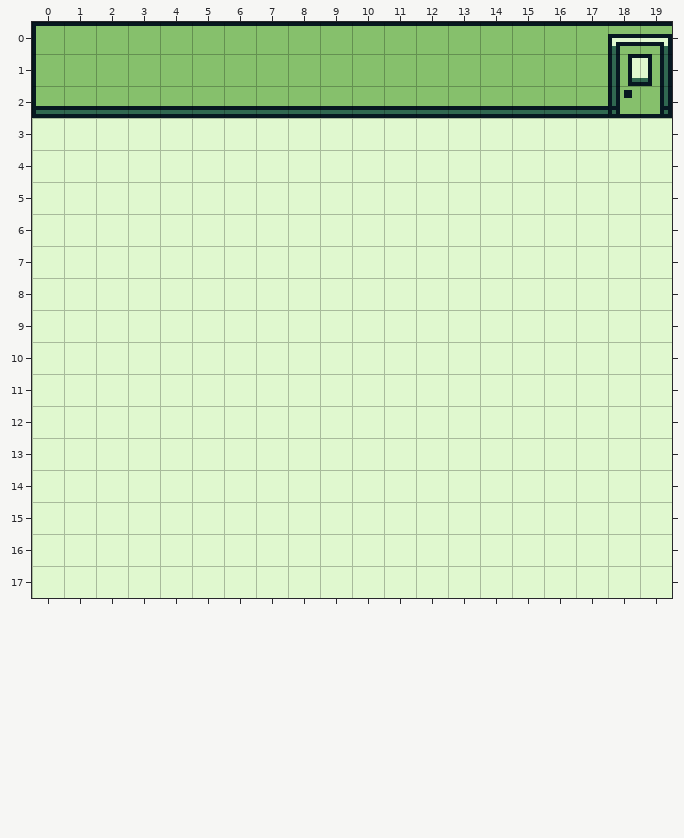
Two versions of a level (Tiled map, assets/backgrounds/TutorialSpace.tmx). That is the earlier state.
Cells are 8x8 px. Shown: x 0..19, y 0..17.
And afterwards:
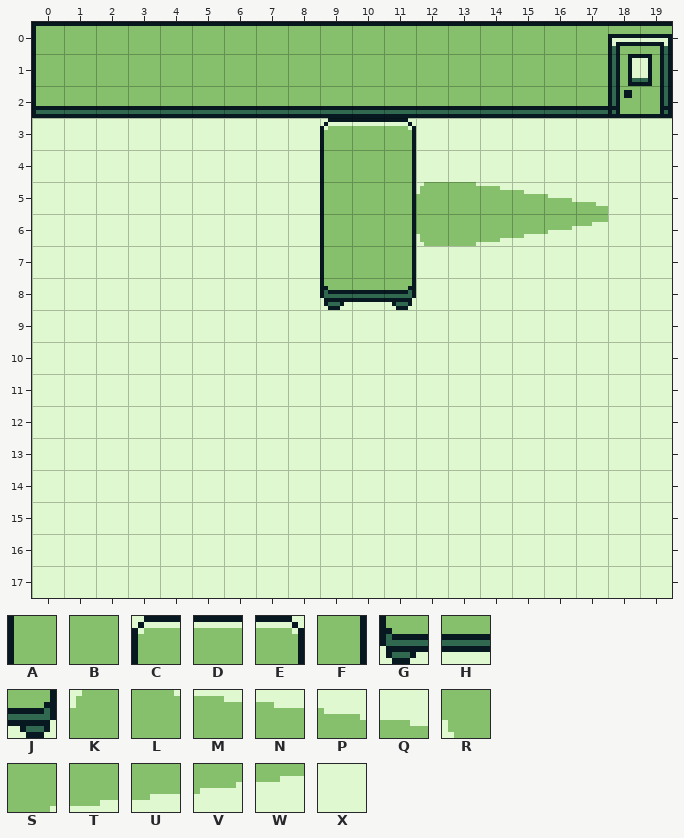
Key: from "Assets": A 144, B 146, C 518, D 519, E 520, F 648, G 774, H 775, J 776, K 1040, L 1041, M 1042, N 1043, P 1044, Q 1045, R 1168, S 1169, T 1170, U 1171, V 1172, W 1173, X 1282.
_ is an empty cell.
Edits made:
Layer "Tile Layer 1":
Tile X gives way to tile A in rows 4 to 7 at x 9.
Tile X gives way to tile B in rows 4 to 7 at x 10.
Tile X gives way to tile C in row 3 at x 9.
Tile X gives way to tile D in row 3 at x 10.
Tile X gives way to tile E in row 3 at x 11.
Tile X gives way to tile F in rows 4 to 7 at x 11.
Tile X gives way to tile G in row 8 at x 9.
Tile X gives way to tile H in row 8 at x 10.
Tile X gives way to tile J in row 8 at x 11.
Tile X gives way to tile K in row 5 at x 12.
Tile X gives way to tile L in row 5 at x 13.
Tile X gives way to tile M in row 5 at x 14.
Tile X gives way to tile N in row 5 at x 15.
Tile X gives way to tile P in row 5 at x 16.
Tile X gives way to tile Q in row 5 at x 17.
Tile X gives way to tile R in row 6 at x 12.
Tile X gives way to tile S in row 6 at x 13.
Tile X gives way to tile T in row 6 at x 14.
Tile X gives way to tile U in row 6 at x 15.
Tile X gives way to tile V in row 6 at x 16.
Tile X gives way to tile W in row 6 at x 17.
